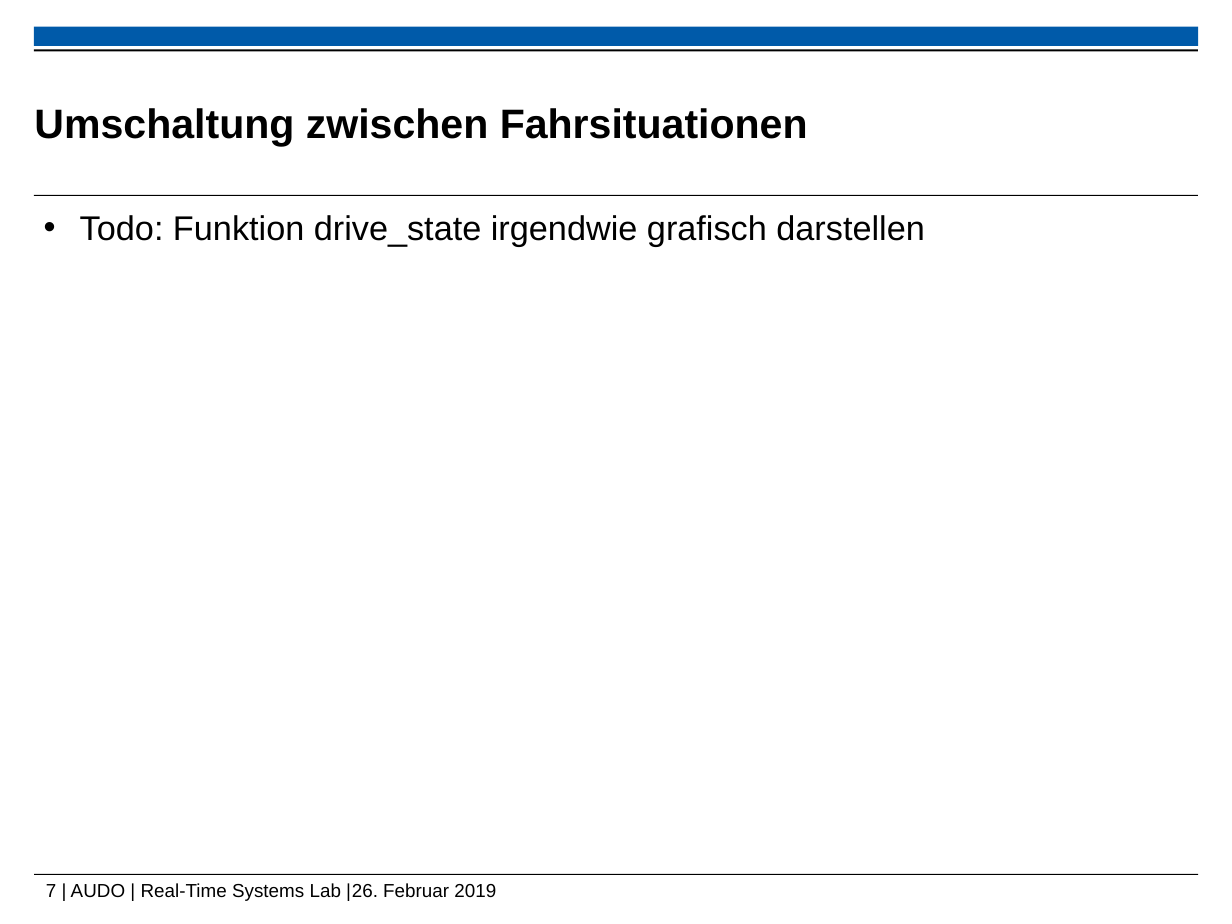
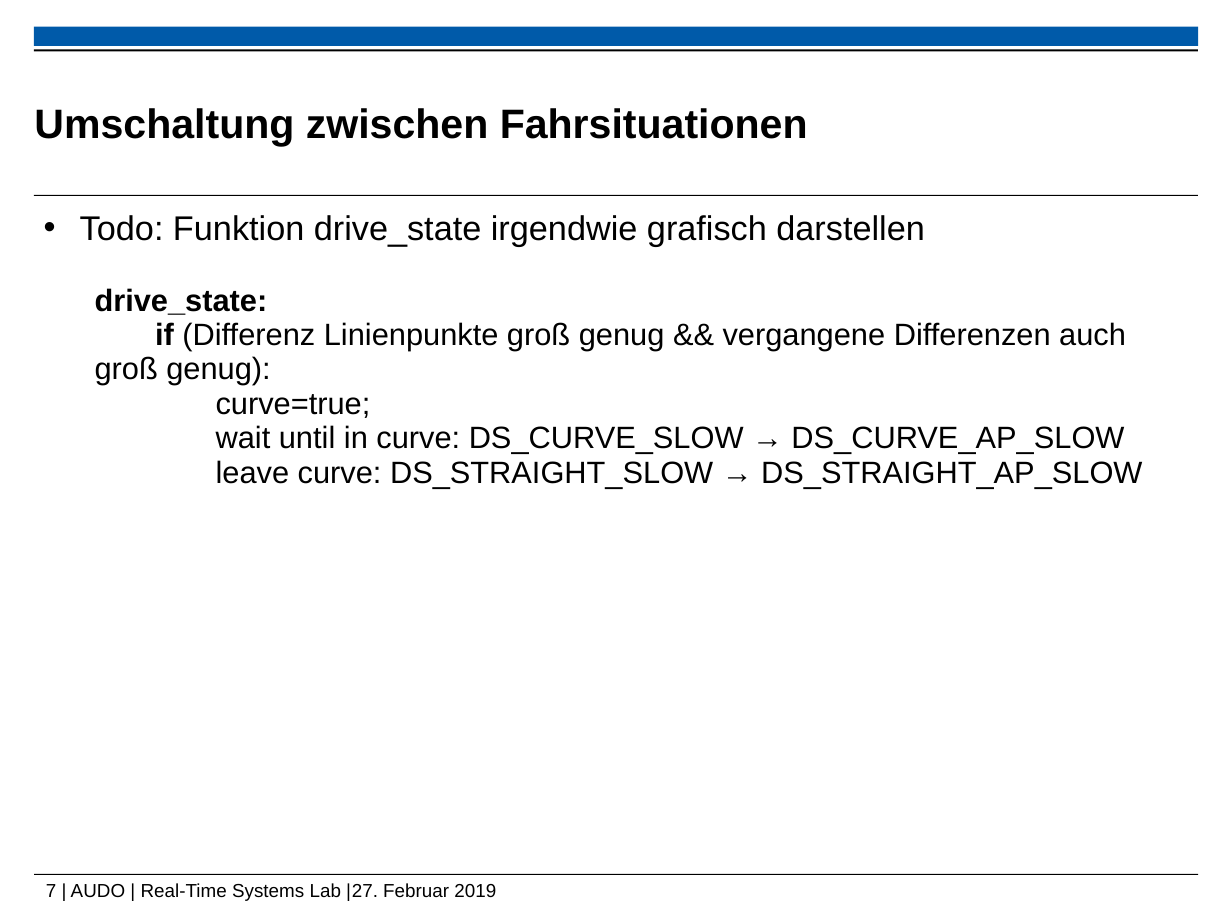
Before and after one commit to ramona3300/AUDO, a slide deck: slide 7 of Dokumente/Präsentationen/Abschlusspräsentation.pptx. Drawn at 1232x924 pixels with LibreOffice and Linux fonts; fonts in the diff are those of the drawing; background and template pictures are left out. Boxes give left, top, right and bottom in pixels: in the first picture for what was removed or moved away, otherwise in the second. Text is boxed around its words. In the diff, an @@ line names an element or a change of style, - is before the commit and + after.

```diff
--- a/Dokumente/Präsentationen/Abschlusspräsentation.pptx
+++ b/Dokumente/Präsentationen/Abschlusspräsentation.pptx
@@ text added at (95, 288, 1142, 488), 18 pt, text #000000 @@
+drive_state:
+if (Differenz Linienpunkte groß genug && vergangene Differenzen auch groß genug):
+curve=true;
+wait until in curve: DS_CURVE_SLOW → DS_CURVE_AP_SLOW
+leave curve: DS_STRAIGHT_SLOW → DS_STRAIGHT_AP_SLOW
@@ text at (46, 883, 496, 901): text changed @@
-7 | AUDO | Real-Time Systems Lab |26. Februar 2019
+7 | AUDO | Real-Time Systems Lab |27. Februar 2019
```
Also in this commit, not shown: 1 other slide changed, 6 other files.
